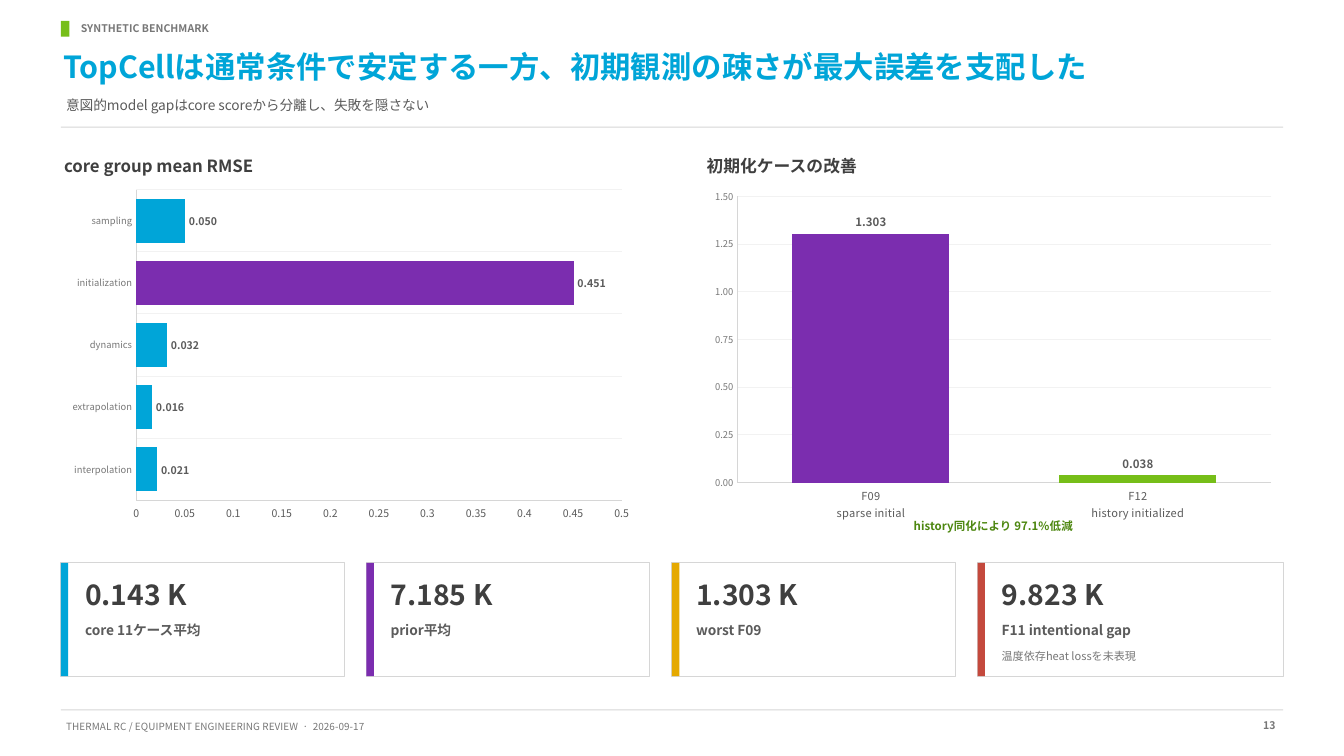
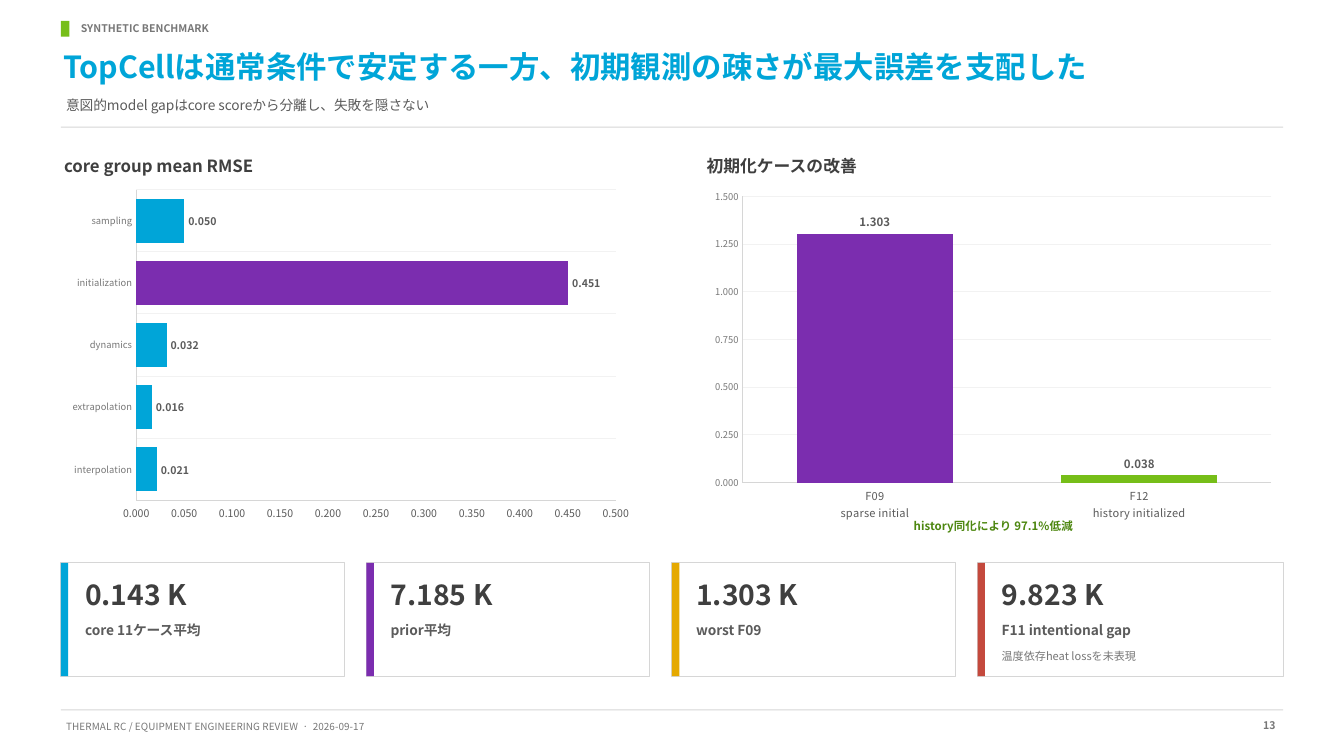
Before and after one commit to dkawa2523/heat_ML, a slide deck: slide 13 of outputs/presentation/thermal_cell_equipment_engineering_review_20260917.pptx. Drawn at 1344x756 pixels with LibreOffice and Linux fonts; fonts in the diff are those of the drawing. Boxes give left, top, right and bottom in pixels: in the first picture for what was removed or moved away, otherwise in the second. Text is boxed around its words. In the diff, an @@ line names an element or a change of style, - is before the commit and + after.

Commit message:
fix: normalize PowerPoint files and add concise benchmark deck

```diff
--- a/outputs/presentation/thermal_cell_equipment_engineering_review_20260917.pptx
+++ b/outputs/presentation/thermal_cell_equipment_engineering_review_20260917.pptx
@@ bar chart at bbox=[60, 182, 640, 527] @@
@@ colours of single points changed @@
@@ category axis changed @@
@@ value axis changed @@
@@ column chart at bbox=[704, 182, 1284, 527] @@
@@ colours of single points changed @@
@@ category axis changed @@
@@ value axis changed @@
```
Also in this commit, not shown: 4 other slides changed, 5 other files.
